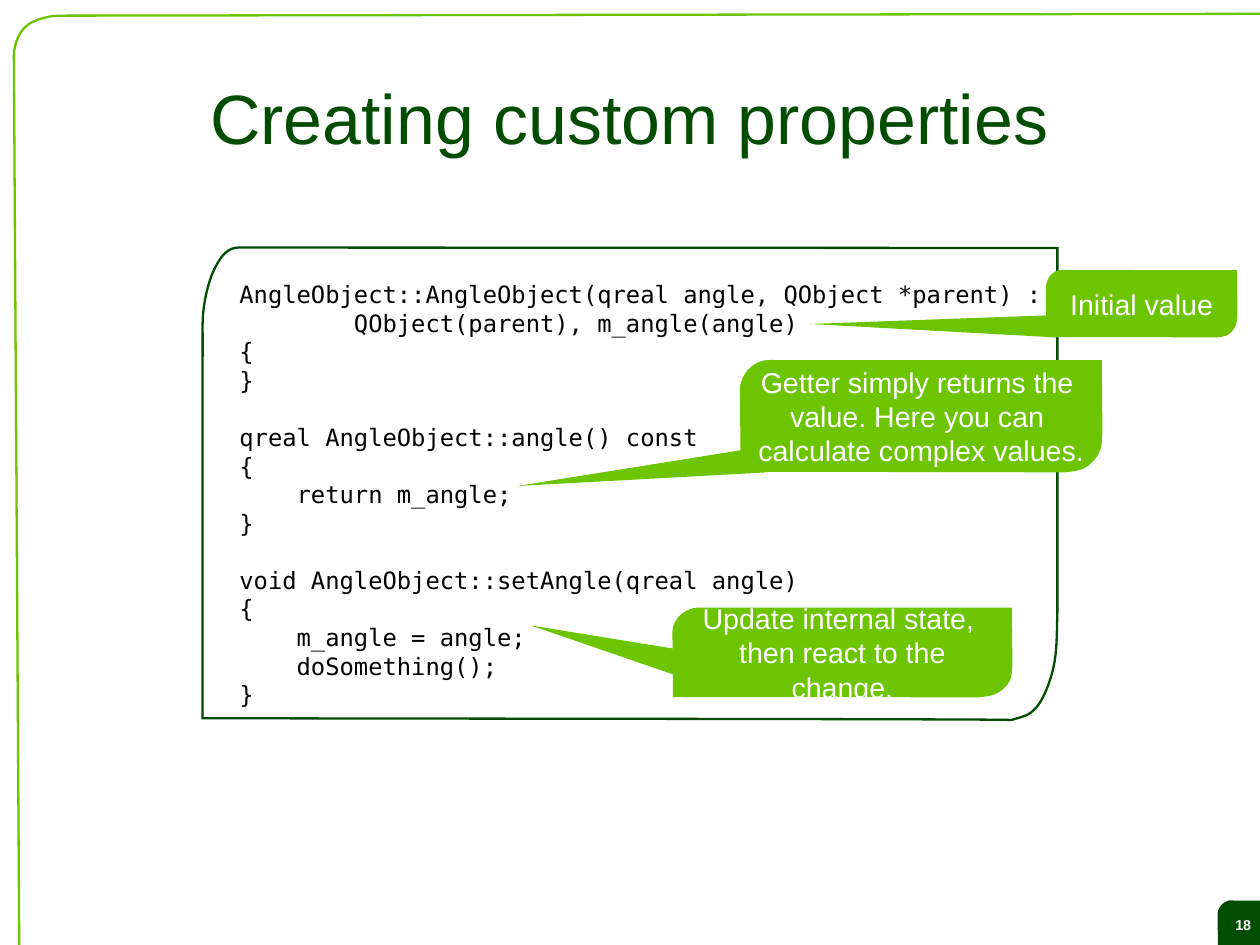
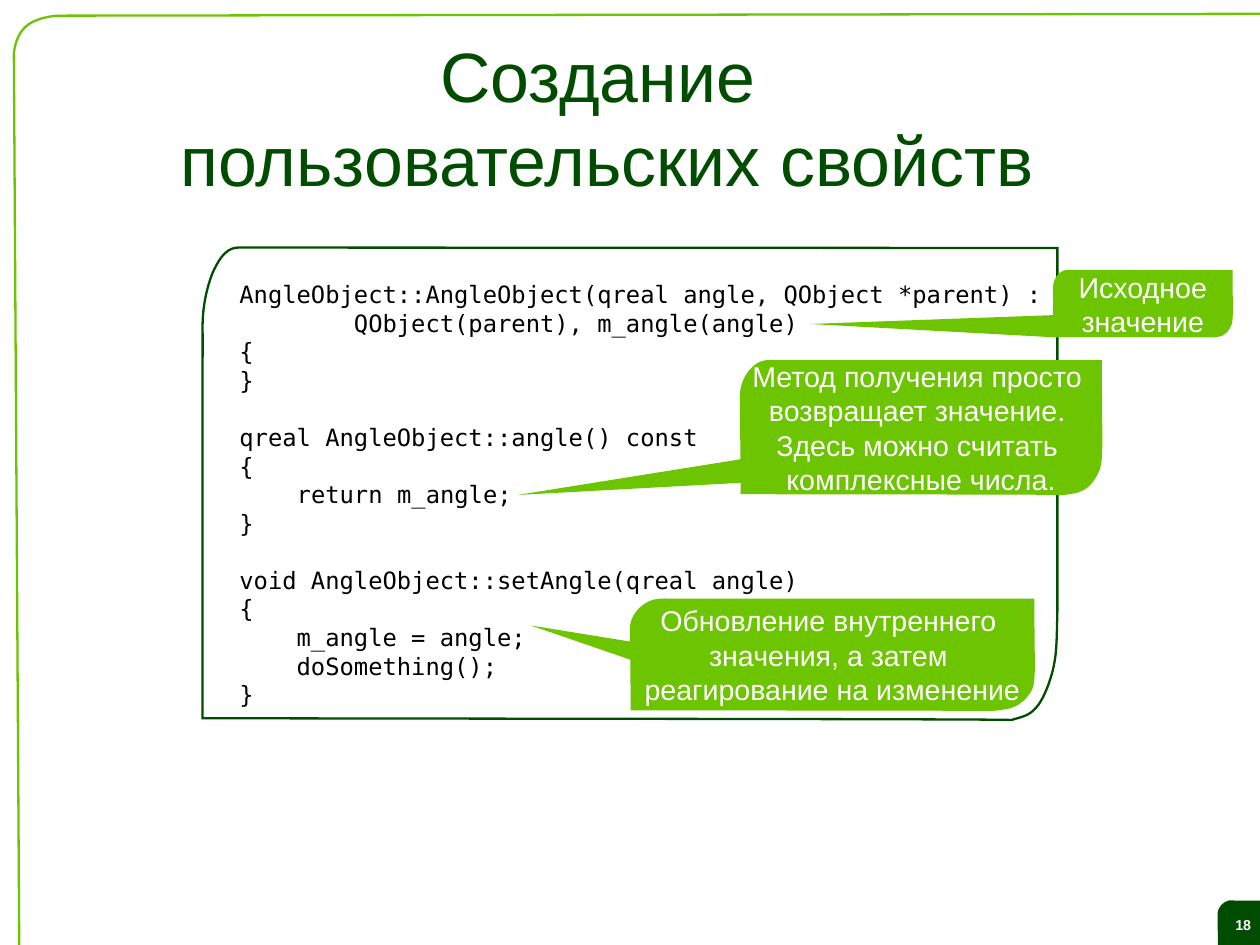
Before and after one commit to saa/qecm, a slide deck: slide 18 of Lectures and Exercises/L02 - The Qt object model and the signal slot concept/L2 Slides.odp. Drawn at 1260x945 pixels with LibreOffice and Linux fonts; fonts in the diff are those of the drawing; background and template pictures are left out. Boxes give left, top, right and bottom in pixels: in the first picture for what was removed or moved away, otherwise in the second. Text is boxed around its words. In the diff, an @@ line names an element or a change of style, - is before the commit and + after.

```diff
--- a/Lectures and Exercises/L02 - The Qt object model and the signal slot concept/L2 Slides.odp
+++ b/Lectures and Exercises/L02 - The Qt object model and the signal slot concept/L2 Slides.odp
@@ title added at (x1=181, y1=53, x2=1033, y2=187), 44 pt, text #004C00 @@
+Создание пользовательских свойств
@@ title removed at (x1=210, y1=93, x2=1048, y2=157) @@
-Creating custom properties
@@ freeform shape "Исходное" resized from (x1=1046, y1=270, x2=1238, y2=337) to (x1=1053, y1=270, x2=1233, y2=337) @@
@@ text in freeform shape at (x1=1079, y1=278, x2=1207, y2=333): text changed @@
-Initial value
+Исходное
+значение
@@ freeform shape removed at (x1=740, y1=360, x2=1102, y2=472) @@
-Getter simply returns the
-value. Here you can
-calculate complex values.
@@ freeform shape added at (x1=740, y1=360, x2=1102, y2=495), fill #6DC400, 18 pt, text #FFFFFF @@
+Метод получения просто
+возвращает значение.
+Здесь можно считать
+комплексные числа.
@@ freeform shape moved from (x1=518, y1=450, x2=766, y2=486) to (x1=518, y1=460, x2=766, y2=495) @@
@@ freeform shape added at (x1=630, y1=599, x2=1035, y2=711), fill #6DC400, 18 pt, text #FFFFFF @@
+Обновление внутреннего
+значения, а затем
+реагирование на изменение
@@ freeform shape removed at (x1=672, y1=607, x2=1012, y2=697) @@
-Update internal state,
-then react to the change.
```
Also in this commit, not shown: 39 other slides changed, 19 slides added, 19 slides removed, 1 other file.
